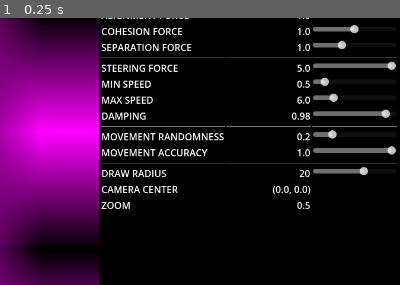
Above: before the commit, frame 1.
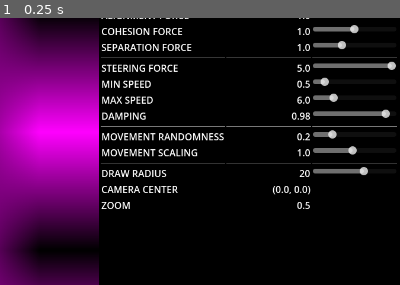
Above: after the commit, the same moment.

Repository: ThePathfindersCodex/Godot-Boids-Compute-Shader
Game: Godot game, scene res://main.tscn
Two runs of this game, one before a commit and one after it. Both use one fixed random seed, a clock stepped at 60 frames per second and the inputs below.
Inputs:
- Up to frame 1 (0.25 s): no input
The pictures show only the part of the screen within x 50-100%, y 22-72%; the shares and areas given below are measured in that part.

The runs differ from the first frame. In frame 1, 0.5% of the frame differs, in the area x 39-99%, y 47-53%.
Error in both runs: Cannot call method 'storage_buffer_create' on a null value. (res://compute_boids.gd:85)

Commit message:
rename setting - movement accuracy to scaling

Diff:
--- a/compute_boids.gd
+++ b/compute_boids.gd
@@ -21,7 +21,7 @@
 var max_speed : float = 6.0
 var drag : float = 0.98
 var movement_randomness : float = 0.2
-var movement_accuracy : float = 1.0
+var movement_scaling : float = 1.0
 
 # DRAW
 var draw_radius : float = 20.0
@@ -142,7 +142,7 @@
 		max_speed,
 		drag,
 		movement_randomness,
-		movement_accuracy,
+		movement_scaling,
 		float(image_size),
 		float(zone_size_mult),
 		draw_radius,
--- a/main.gd
+++ b/main.gd
@@ -11,7 +11,7 @@
 	"%SliderMaxSpeed": "max_speed",
 	"%SliderDrag": "drag",
 	"%SliderMovementRandomness": "movement_randomness",
-	"%SliderMovementAccuracy": "movement_accuracy",
+	"%SliderMovementScaling": "movement_scaling",
 	"%SliderDrawRadius": "draw_radius"
 }
 
@@ -39,7 +39,7 @@
 	%LabelMaxSpeedValue.text = str(snapped(%ComputeBoids.max_speed,.1))
 	%LabelDragValue.text = str(snapped(%ComputeBoids.drag,.01))
 	%LabelSliderMovementRandomnessValue.text = str(snapped(%ComputeBoids.movement_randomness,.1))
-	%LabelSliderMovementAccuracyValue.text = str(snapped(%ComputeBoids.movement_accuracy,.1))
+	%LabelSliderMovementScalingValue.text = str(snapped(%ComputeBoids.movement_scaling,.1))
 	%LabelDrawRadiusValue.text = str(snapped(%ComputeBoids.draw_radius,1))
 
 	%LabelCamCenterValue.text = "("+str(snapped(%ComputeBoids.camera_center.x,.1))+ ", " + str(snapped(%ComputeBoids.camera_center.y,.1)) + ")"
--- a/main.tscn
+++ b/main.tscn
@@ -319,23 +319,23 @@
 step = 0.1
 value = 0.2
 
-[node name="LabelSliderMovementAccuracy" type="Label" parent="SimParameters"]
-layout_mode = 2
-size_flags_horizontal = 3
-text = "MOVEMENT ACCURACY"
-
-[node name="LabelSliderMovementAccuracyValue" type="Label" parent="SimParameters"]
-unique_name_in_owner = true
-layout_mode = 2
-size_flags_horizontal = 3
-text = "0"
-horizontal_alignment = 2
-
-[node name="SliderMovementAccuracy" type="HSlider" parent="SimParameters"]
+[node name="LabelSliderMovementScaling" type="Label" parent="SimParameters"]
+layout_mode = 2
+size_flags_horizontal = 3
+text = "MOVEMENT SCALING"
+
+[node name="LabelSliderMovementScalingValue" type="Label" parent="SimParameters"]
+unique_name_in_owner = true
+layout_mode = 2
+size_flags_horizontal = 3
+text = "0"
+horizontal_alignment = 2
+
+[node name="SliderMovementScaling" type="HSlider" parent="SimParameters"]
 unique_name_in_owner = true
 layout_mode = 2
 min_value = 0.1
-max_value = 1.0
+max_value = 2.0
 step = 0.1
 value = 1.0
 
Not shown, changed: compute_boids.glsl
